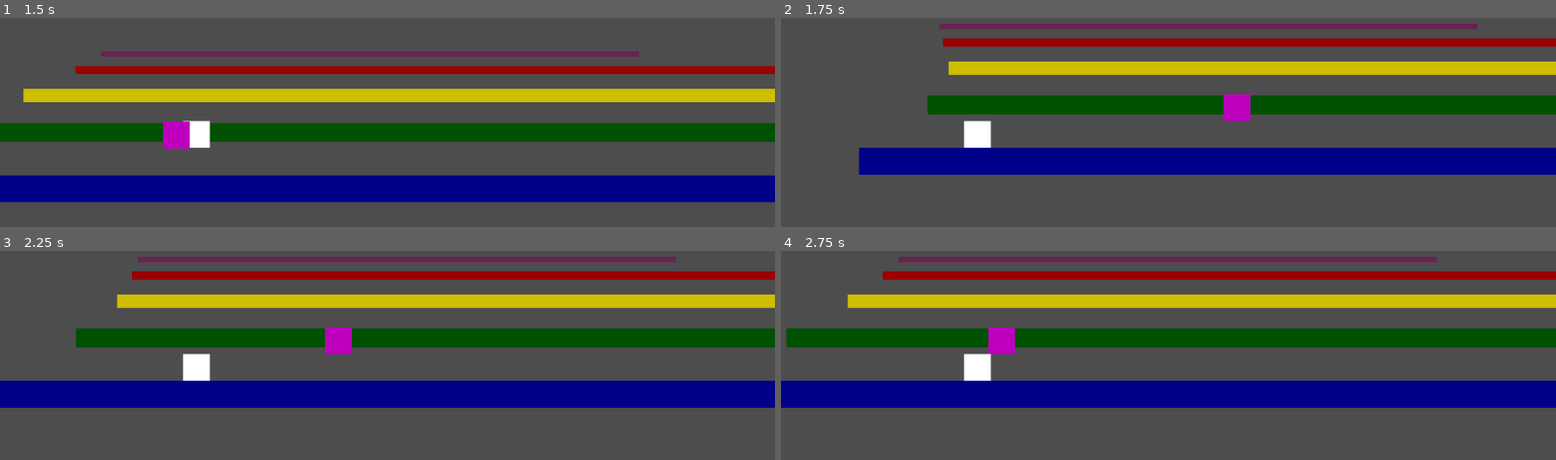
Above: before the commit, frames 1-4 (two rows, left to right).
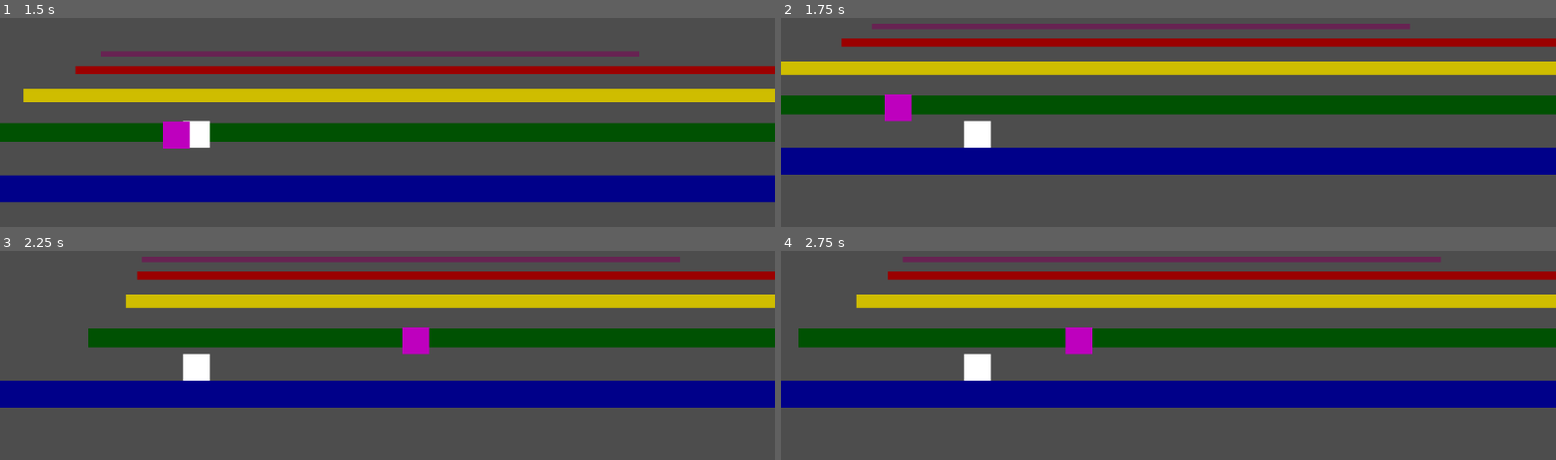
Above: after the commit, the same moments.

Repository: thomasWkr/pogoland
Game: Godot game, scene res://Main.tscn
The game is run twice, just before and just after one commit, with the same random seed, the same clock (stepped at 60 frames per second) and the same inputs.
Inputs:
- Up to frame 1 (1.5 s): tap Left (Lift Layer) at 0.6, 1.35 s; tap Up (jump) at 0.77 s
- Up to frame 2 (1.75 s): tap Up (jump) at 1.52 s
- Up to frame 3 (2.25 s): tap Left (Lift Layer) at 2.1 s
- Up to frame 4 (2.75 s): no input

Frame 1 is identical in both runs. In frame 2, 6.1% of the frame differs, in the area x 0-90%, y 2-75%; in frame 3, 1.2%; in frame 4, 1.2%.

Commit message:
level reset on death

Diff:
--- a/Scenes/Characters/bird.gd
+++ b/Scenes/Characters/bird.gd
@@ -3,7 +3,7 @@
 const SPEED = 50.0
 var pogoed = false
 
-func _physics_process(delta: float) -> void:
+func _physics_process(_delta: float) -> void:
 	if(pogoed):
 		print('test')
 	else:
--- a/Scenes/Characters/pc.gd
+++ b/Scenes/Characters/pc.gd
@@ -38,5 +38,8 @@
 	move_and_slide()
 
 func death() -> void:
-	# Respawn the player to the original position
-	global_position = initial_position
+	print("died")
+	call_deferred("reload_scene")
+
+func reload_scene() -> void:
+	get_tree().reload_current_scene()
--- a/Scenes/Objects/Spike.tscn
+++ b/Scenes/Objects/Spike.tscn
@@ -7,11 +7,9 @@
 script = ExtResource("1_436fh")
 
 [node name="HitDetectionArea" type="CollisionPolygon2D" parent="."]
-position = Vector2(7, -3)
+position = Vector2(7.00001, -1)
 scale = Vector2(7, 6.937)
 polygon = PackedVector2Array(-4, 2.98108, 2, 2.98108, -1, -4)
 
-[node name="Sprite2D" type="Sprite2D" parent="."]
-
 [connection signal="body_entered" from="." to="." method="_on_body_entered"]
 [connection signal="body_exited" from="." to="." method="_on_body_exited"]
--- a/Scenes/Objects/layer_1.gd
+++ b/Scenes/Objects/layer_1.gd
@@ -7,5 +7,5 @@
 
 
 # Called every frame. 'delta' is the elapsed time since the previous frame.
-func _process(delta: float) -> void:
+func _process(_delta: float) -> void:
 	pass
--- a/Scenes/Objects/layer_2.gd
+++ b/Scenes/Objects/layer_2.gd
@@ -7,5 +7,5 @@
 	pass # Replace with function body.
 
 # Called every frame. 'delta' is the elapsed time since the previous frame.
-func _process(delta: float) -> void:
+func _process(_delta: float) -> void:
 	pass
--- a/Scenes/Objects/spike.gd
+++ b/Scenes/Objects/spike.gd
@@ -7,7 +7,7 @@
 
 
 # Called every frame. 'delta' is the elapsed time since the previous frame.
-func _process(delta: float) -> void:
+func _process(_delta: float) -> void:
 	pass
 
 
Not shown: 1 places in Main.tscn that only renumber resources
